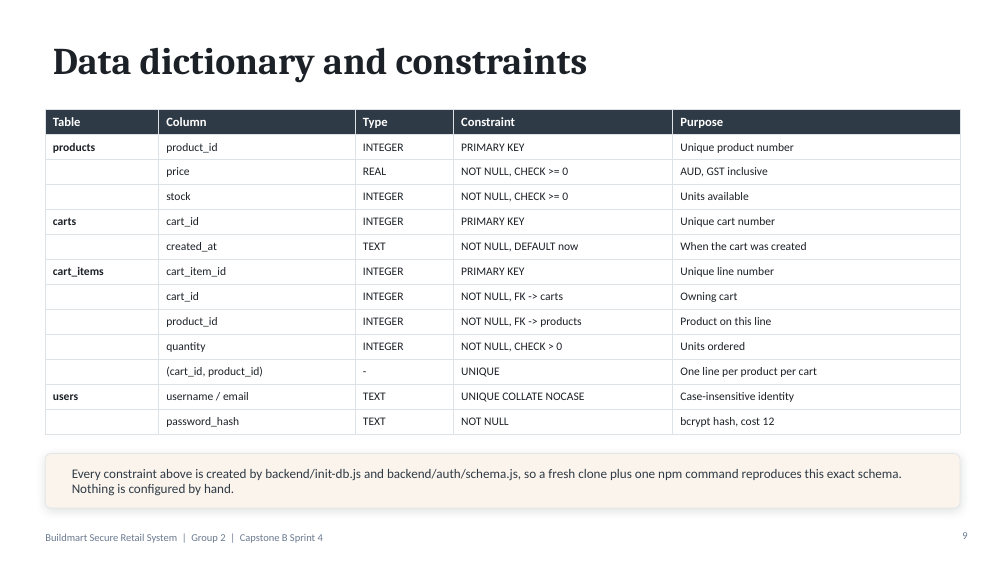
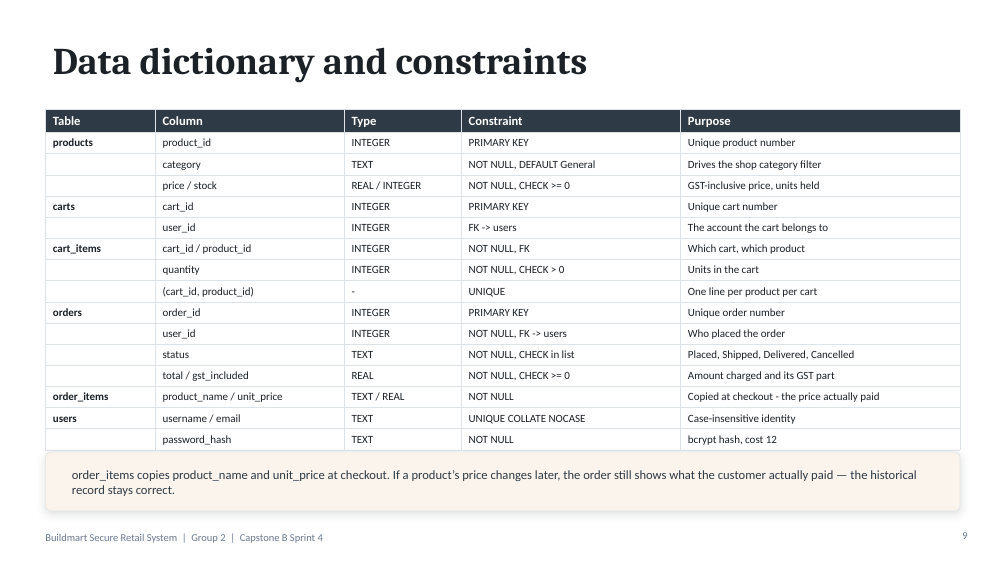
Before and after one commit to CapstoneAB/capstone_A_B, a slide deck: slide 9 of docs/sprint4/presentation/Buildmart-Sprint4-Final-Presentation.pptx. Drawn at 1008x567 pixels with LibreOffice and Linux fonts; fonts in the diff are those of the drawing. Boxes give left, top, right and bottom in pixels: in the first picture for what was removed or moved away, otherwise in the second. Text is boxed around its words. In the diff, an @@ line names an element or a change of style, - is before the commit and + after.

```diff
--- a/docs/sprint4/presentation/Buildmart-Sprint4-Final-Presentation.pptx
+++ b/docs/sprint4/presentation/Buildmart-Sprint4-Final-Presentation.pptx
@@ table at (x1=45, y1=110, x2=960, y2=449) @@
-row 3:  | price | REAL | NOT NULL, CHECK >= 0 | AUD, GST inclusive
+row 3:  | category | TEXT | NOT NULL, DEFAULT General | Drives the shop category filter
-row 4:  | stock | INTEGER | NOT NULL, CHECK >= 0 | Units available
+row 4:  | price / stock | REAL / INTEGER | NOT NULL, CHECK >= 0 | GST-inclusive price, units held
-row 6:  | created_at | TEXT | NOT NULL, DEFAULT now | When the cart was created
-row 7: cart_items | cart_item_id | INTEGER | PRIMARY KEY | Unique line number
-row 8:  | cart_id | INTEGER | NOT NULL, FK -> carts | Owning cart
-row 9:  | product_id | INTEGER | NOT NULL, FK -> products | Product on this line
-row 10:  | quantity | INTEGER | NOT NULL, CHECK > 0 | Units ordered
+row 6:  | user_id | INTEGER | FK -> users | The account the cart belongs to
+row 7: cart_items | cart_id / product_id | INTEGER | NOT NULL, FK | Which cart, which product
+row 8:  | quantity | INTEGER | NOT NULL, CHECK > 0 | Units in the cart
+row 10: orders | order_id | INTEGER | PRIMARY KEY | Unique order number
+row 11:  | user_id | INTEGER | NOT NULL, FK -> users | Who placed the order
+row 12:  | status | TEXT | NOT NULL, CHECK in list | Placed, Shipped, Delivered, Cancelled
+row 13:  | total / gst_included | REAL | NOT NULL, CHECK >= 0 | Amount charged and its GST part
+row 14: order_items | product_name / unit_price | TEXT / REAL | NOT NULL | Copied at checkout - the price actually paid
@@ rounded rectangle at (x1=45, y1=452, x2=960, y2=511): proportions changed @@
@@ text at (x1=72, y1=470, x2=916, y2=496): text changed; size 12.5 to 12 pt @@
-Every constraint above is created by backend/init-db.js and backend/auth/schema.js, so a fresh clone plus one npm command reproduces this exact schema. Nothing is configured by hand.
+order_items copies product_name and unit_price at checkout. If a product’s price changes later, the order still shows what the customer actually paid — the historical record stays correct.
```
Also in this commit, not shown: 10 other slides changed, 1 slide added, 7 other files.
